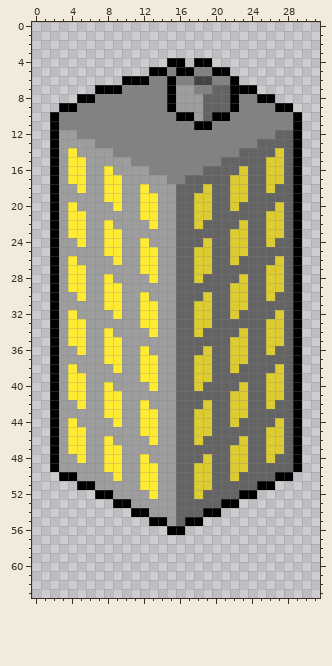
Edited in one commit: pixel-art sprite (Project Citybuilder/img/buildings/apartment/apartment-3.png). Above is the file before it was changed.
The file is 32x64 pixels. Colours within 5 levels of each other are drawn and written as one.
The same view after the edit:
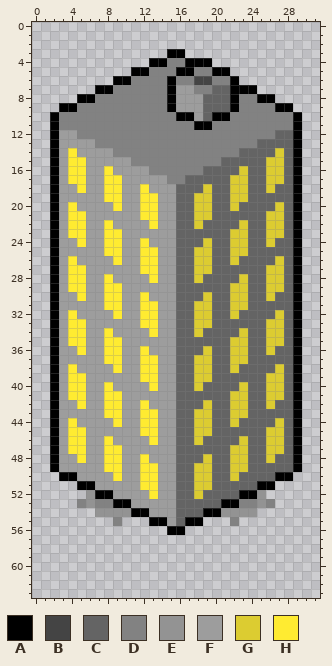
Palette (. is transparent): A #000000  B #444444  C #646464  D #828282  E #939393  F #9d9d9d  G #dccc31  H #ffeb31
The edit:
@@ x 7..19 @@
  2 .............
- 3 .............
- 4 ........AA.AA
- 5 ......AADAADD
- 6 ...AAADDADDBB
- 7 AAADDDDDAFFDD
+ 3 ........AA...
+ 4 ......AADDAAA
+ 5 ....AADDDAADD
+ 6 ..AADDDDADDBB
+ 7 AADDDDDDAFFDD
  8 DDDDDDDDAFFFC
@@ x 0..31 @@
 51 .....AAFFFFFHHFFCCGGCCCCCAA.....
-52 .......AAFFFFHFFCCGCCCCAA.......
-53 .........AAFFFFFCCCCCAA.........
-54 ...........AAFFFCCCAA...........
-55 .............AAFCAA.............
+52 ......EAAFFFFHFFCCGCCCCAAE......
+53 .....DEDDAAFFFFFCCCCCAADDED.....
+54 .......EEEEAAFFFCCCAAEEEE.......
+55 .........D...AAFCAA...D.........
 56 ...............AA...............
Pixel boxes of the changes (left, top, right, bottom) in both pictures:
changed: (113, 49, 194, 94)
added: (77, 490, 131, 526)
added: (221, 490, 275, 526)
